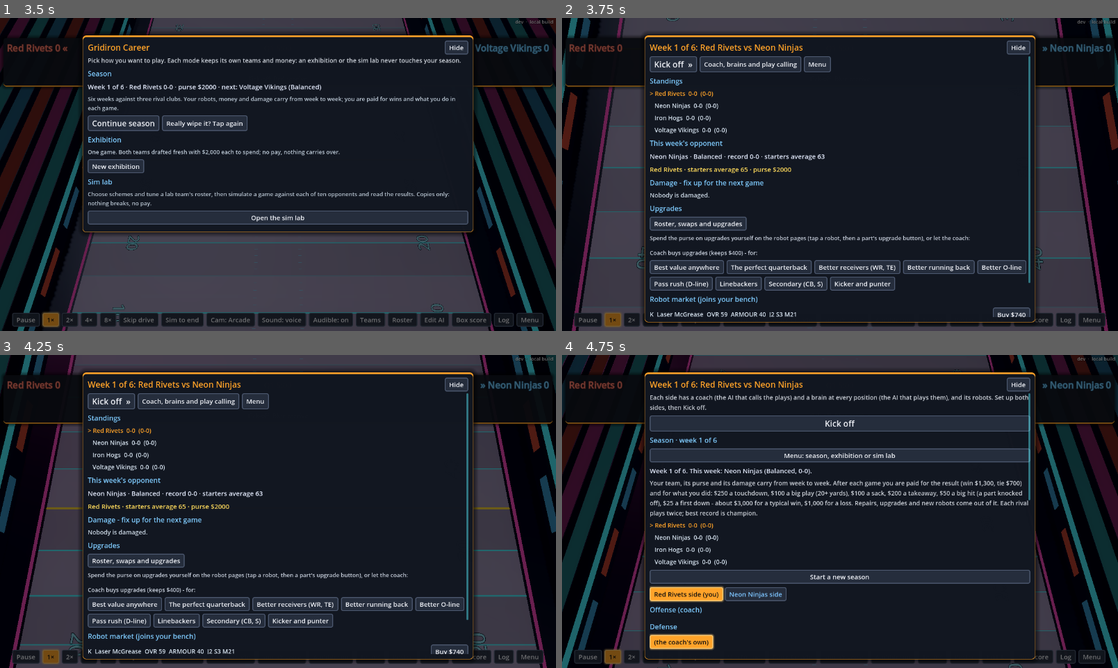
Above: before the commit, frames 1-4 (two rows, left to right).
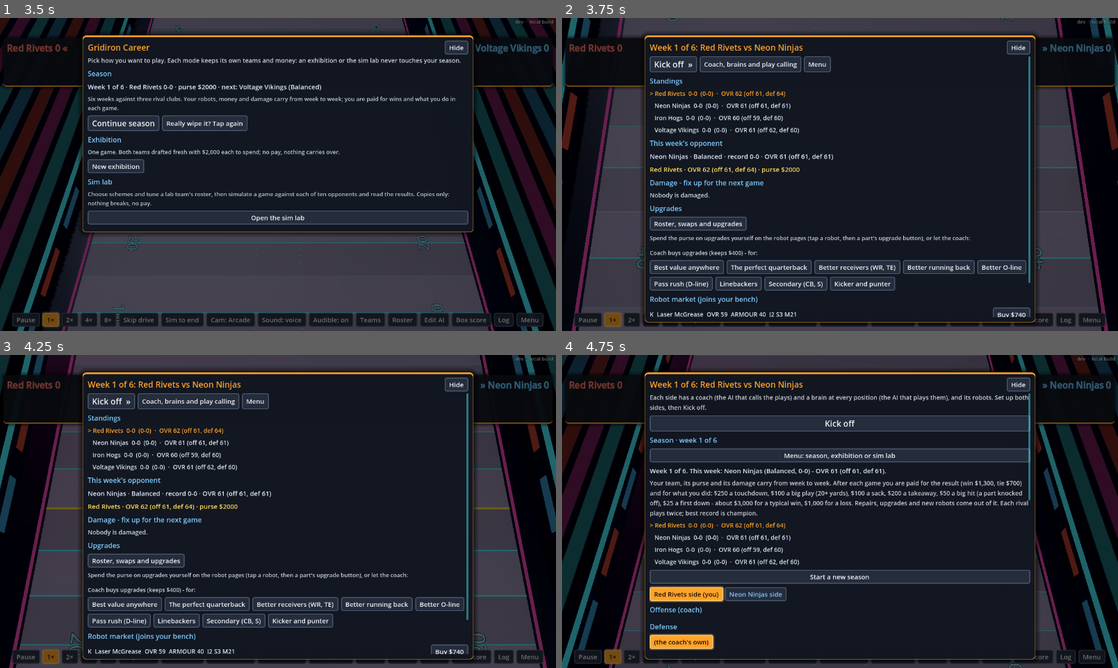
Above: after the commit, the same moments.

Repository: nathandunn/gridiron-career
Game: Godot game, scene res://scenes/Main.tscn
The game is run twice, just before and just after one commit, with the same random seed, the same clock (stepped at 60 frames per second) and the same inputs.
Inputs:
- Up to frame 1 (3.5 s): click "Teams" at 0.5 s; click "Cam: Arcade" at 1.25 s; click "Cam: Arcade" at 2 s; click "New season (wipes this one)" at 2.75 s
- Up to frame 2 (3.75 s): click "Really wipe it? Tap again" at 3.5 s
- Up to frame 3 (4.25 s): no input
- Up to frame 4 (4.75 s): click "Coach, brains and play calling" at 4.25 s

Frame 1 is identical in both runs. In frame 2, 0.7% of the frame differs, in the area x 22-49%, y 23-50%; in frame 3, 0.7%; in frame 4, 0.5%.
Error in both runs: Out of bounds get index '0' (on base: 'Array') (res://scripts/team.gd:16)

Commit message:
Team ratings (OVR, offence, defence of the starters as they are now) in the standings and wherever teams are listed
Co-Authored-By: Claude Opus 5.5 <noreply@anthropic.com>
Claude-Session: https://claude.ai/code/session_01HmE9FLbeVRN99oMBHaGgc2

Diff:
--- a/scripts/career.gd
+++ b/scripts/career.gd
@@ -1484,13 +1484,40 @@
 
 
 ## The table, best first: [{name, rec, text, you}]
+## A side's ratings: the average overall of its starters (as they are now, damage and all),
+## all of them, the offence and the defence. {ovr, off, def}
+static func team_ratings(tm: Dictionary) -> Dictionary:
+	var sums := {"ovr": 0.0, "off": 0.0, "def": 0.0}
+	var ns := {"ovr": 0, "off": 0, "def": 0}
+	for s in tm.get("starters", {}):
+		var r: Dictionary = tm["starters"][s]
+		if r.is_empty():
+			continue
+		var o := float(Robot.overall_if(r, "now"))
+		var side := "off" if s in Play.OFFENSE_SLOTS else "def"
+		sums["ovr"] += o
+		sums[side] += o
+		ns["ovr"] += 1
+		ns[side] += 1
+	var out := {}
+	for k in sums:
+		out[k] = int(roundf(sums[k] / maxf(ns[k], 1)))
+	return out
+
+
+## "OVR 61 (off 63, def 59)"
+static func ratings_text(tm: Dictionary) -> String:
+	var rt := team_ratings(tm)
+	return "OVR %d (off %d, def %d)" % [rt["ovr"], rt["off"], rt["def"]]
+
+
 static func standings() -> Array:
 	var sn := season()
 	if sn.is_empty():
 		return []
-	var rows: Array = [{"name": String(data["teams"][0]["name"]), "rec": sn["you"], "you": true}]
+	var rows: Array = [{"name": String(data["teams"][0]["name"]), "rec": sn["you"], "you": true, "rt": ratings_text(data["teams"][0])}]
 	for c in sn["clubs"]:
-		rows.append({"name": String(c["name"]), "rec": c["rec"], "you": false})
+		rows.append({"name": String(c["name"]), "rec": c["rec"], "you": false, "rt": ratings_text(c)})
 	rows.sort_custom(func(a, b):
 		var pa := int(a["rec"]["w"]) * 2 + int(a["rec"]["t"])
 		var pb := int(b["rec"]["w"]) * 2 + int(b["rec"]["t"])
@@ -1498,5 +1525,5 @@
 			return pa > pb
 		return int(a["rec"]["pf"]) - int(a["rec"]["pa"]) > int(b["rec"]["pf"]) - int(b["rec"]["pa"]))
 	for r in rows:
-		r["text"] = "%s  %s  (%d-%d)" % [r["name"], _rec_text(r["rec"]), int(r["rec"]["pf"]), int(r["rec"]["pa"])]
+		r["text"] = "%s  %s  (%d-%d)  ·  %s" % [r["name"], _rec_text(r["rec"]), int(r["rec"]["pf"]), int(r["rec"]["pa"]), r["rt"]]
 	return rows
--- a/scripts/hud.gd
+++ b/scripts/hud.gd
@@ -613,7 +613,7 @@
 			var ovr := 0.0
 			for s0 in o["starters"]:
 				ovr += Robot.overall(o["starters"][s0])
-			box.add_child(_label("   %s · %s · average %d" % [o["name"], Career.schemes_text(o), int(ovr / 22.0)], fs - 2, Color(0.85, 0.9, 0.95)))
+			box.add_child(_label("   %s · %s · %s" % [o["name"], Career.schemes_text(o), Career.ratings_text(o)], fs - 2, Color(0.85, 0.9, 0.95)))
 		var lr := HFlowContainer.new()
 		lr.add_theme_constant_override("h_separation", 6)
 		box.add_child(lr)
@@ -631,7 +631,7 @@
 		box.add_child(_label("SEASON OVER - champions: %s. Kick off starts a new season." % sn.get("champion", "?"), fs + 1, YELLOW))
 	else:
 		var opp := Career.team(1)
-		box.add_child(_label("%s. This week: %s (%s, %s)." % [Career.week_label(), opp["name"], Career.schemes_text(opp), Career._rec_text(opp["rec"])], fs, Color(0.9, 0.93, 1.0)))
+		box.add_child(_label("%s. This week: %s (%s, %s) - %s." % [Career.week_label(), opp["name"], Career.schemes_text(opp), Career._rec_text(opp["rec"]), Career.ratings_text(opp)], fs, Color(0.9, 0.93, 1.0)))
 		box.add_child(_label("Your team, its purse and its damage carry from week to week. After each game you are paid for t …(351 unchanged characters)…
 	for r in Career.standings():
 		box.add_child(_label(("> " if r["you"] else "   ") + String(r["text"]), fs - 1, MAGENTA if r["you"] else Color(0.85, 0.9, 0.95)))
@@ -740,7 +740,7 @@
 			ovr += Robot.overall(tm["starters"][s0])
 			if not Robot.lost_parts(tm["starters"][s0]).is_empty():
 				hurt += 1
-		box.add_child(_label("%s: starters average %d overall, %d on the bench%s. Purse $%d." % [tm["name"], int(ovr / 22.0), (tm["bench"] as Array).size(),
+		box.add_child(_label("%s: %s, %d on the bench%s. Purse $%d." % [tm["name"], Career.ratings_text(tm), (tm["bench"] as Array).size(),
 			(", %d missing parts" % hurt) if hurt > 0 else "", Career.money(t)], fs - 1, Color(0.85, 0.9, 0.95)))
 		var rrow := HFlowContainer.new()
 		rrow.add_theme_constant_override("h_separation", 6)
@@ -1585,11 +1585,11 @@
 	var ovr := 0.0
 	for s0 in opp["starters"]:
 		ovr += Robot.overall(opp["starters"][s0])
-	box.add_child(_label("%s · %s · record %s · starters average %d" % [opp["name"], Career.schemes_text(opp), Career._rec_text(opp.get("rec", {"w": 0, "l": 0, "t": 0})), int(ovr / 22.0)], fs, Color(0.9, 0.93, 1.0)))
+	box.add_child(_label("%s · %s · record %s · %s" % [opp["name"], Career.schemes_text(opp), Career._rec_text(opp.get("rec", {"w": 0, "l": 0, "t": 0})), Career.ratings_text(opp)], fs, Color(0.9, 0.93, 1.0)))
 	var my := 0.0
 	for s1 in me["starters"]:
 		my += Robot.overall(me["starters"][s1])
-	box.add_child(_label("%s · starters average %d · purse $%d" % [me["name"], int(my / 22.0), Career.money(0)], fs, YELLOW))
+	box.add_child(_label("%s · %s · purse $%d" % [me["name"], Career.ratings_text(me), Career.money(0)], fs, YELLOW))
 	_garage(box, func(): open_next())
 
 
